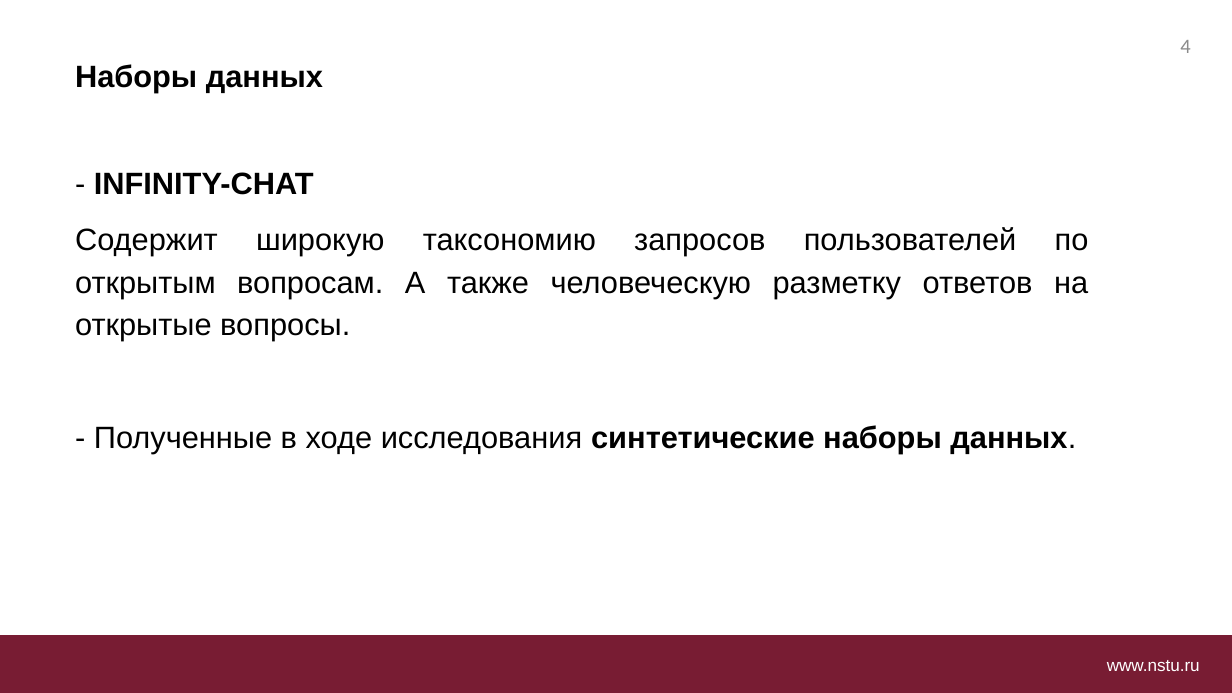
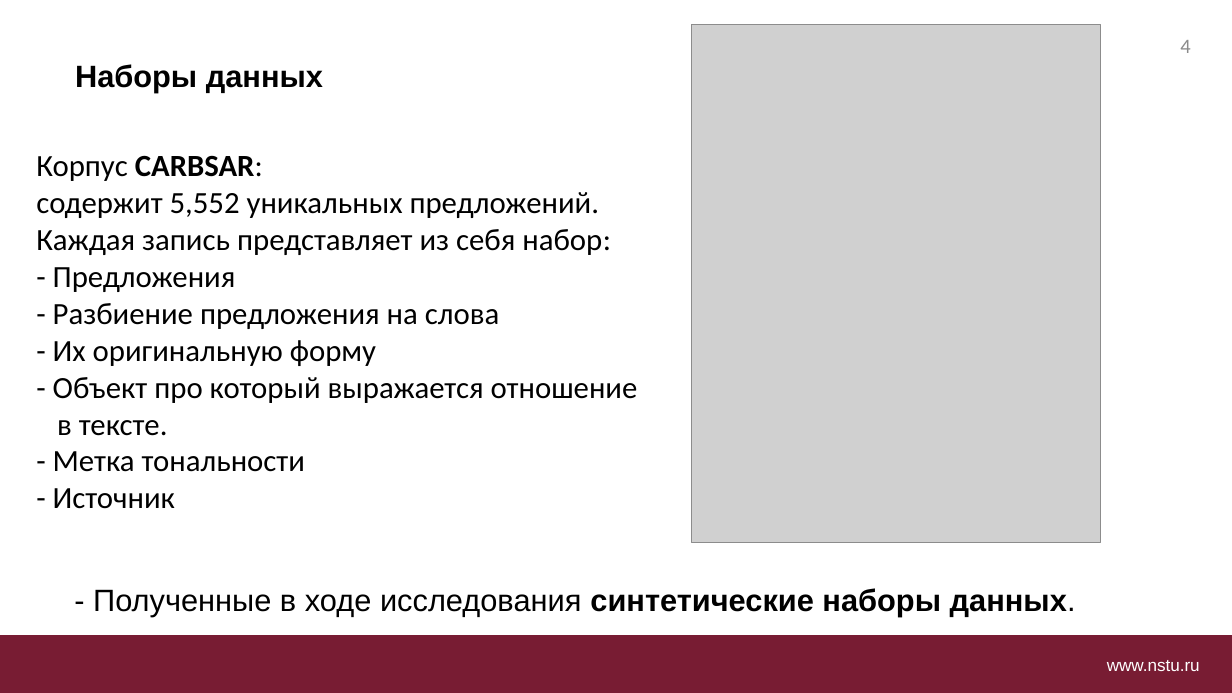
Before and after one commit to LimeShot/NSTU, a slide deck: slide 4 of SM/Чумаков (1).pptm (slide 5 before the commit). Drawn at 1232x693 pixels with LibreOffice and Linux fonts; fonts in the diff are those of the drawing; grey boxes stand for pictures; background and template pictures are left out. Boxes give left, top, right and bottom in pixels: in the first picture for what was removed or moved away, otherwise in the second. Text is boxed around its words. In the diff, an @@ line names an element or a change of style, - is before the commit and + after.

```diff
--- a/SM/Чумаков (1).pptm
+++ b/SM/Чумаков (1).pptm
@@ picture added at (691, 25, 1100, 543) @@
@@ text added at (36, 155, 638, 509), 18 pt, text #000000 @@
+Корпус CARBSAR:
+содержит 5,552 уникальных предложений.
+Каждая запись представляет из себя набор:
+- Предложения
+- Разбиение предложения на слова
+- Их оригинальную форму
+- Объект про который выражается отношение
+в тексте.
+- Метка тональности
+- Источник
@@ text at (75, 172, 1089, 341): paragraphs removed @@
-- INFINITY-CHAT
-Содержит широкую таксономию запросов пользователей по открытым вопросам. А также человеческую разметку ответов на открытые вопросы.
@@ text "- Полученные в ходе исследования ...": place and size @@
-text "- Полученные в ходе исследования ..." at (75, 172, 1089, 453)
+text "- Полученные в ходе исследования ..." at (93, 588, 1076, 617)
```
Also in this commit, not shown: 3 other slides changed, 2 slides added, 4 slides removed, 45 other files.
